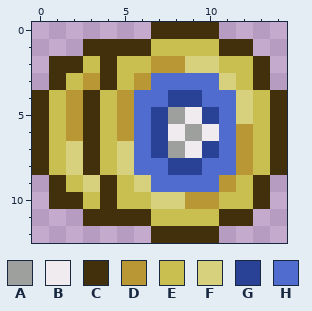
File history of a pixel-art sprite, Content/Items/Weapons/ThrowOfTheLunatic.png. That is the earlier state.
The file is 30x26 pixels, drawn in blocks of 2x2; one block is one cell here.
Palette (. is transparent): A #9ea09e  B #efebef  C #42300c  D #b89734  E #c9bf50  F #d7d07d  G #294295  H #506ccf
New version:
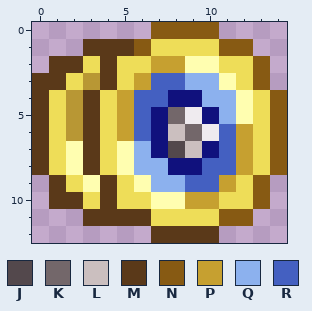
Colours new in this view: J #53484c  K #73676a  L #cbbfbf  M #5a3919  N #875a13  P #c6a030  Q #8cb1ee  R #4460c1
Diff:
@@ palette @@
-E #c9bf50
+E #eedd58
-F #d7d07d
+F #fffeb0
-G #294295
+G #10117d
@@ x 0..14 @@
- 0 .......CCCC....
- 1 ...CCCCEEEECC..
- 2 .CCECEEDDFFEEC.
- 3 .CEDCEDHHHHFEC.
- 4 CEDCEDHHGGHHFEC
- 5 CEDCEDHGABGHFEC
- 6 CEDCEDHGBABHDEC
- 7 CEFCEFHGABGHDEC
- 8 CEFCEFHHGGHHDEC
- 9 .CEFCEFHHHHDEC.
-10 .CCECEEFFDDEEC.
-11 ...CCCCEEEECC..
-12 .......CCCC....
+ 0 .......NNNN....
+ 1 ...MMMNEEEENN..
+ 2 .MMEMEEPPFFEEN.
+ 3 MMEDMEPRRQQFEN.
+ 4 MEDMEPRRGGQQFEN
+ 5 MEDMEPRGKBGQFEN
+ 6 MEDMEPRGLKBRPEN
+ 7 MEFMEFQGJLGRPEN
+ 8 MEFMEFQQGGRRPEN
+ 9 .MEFMEFQQRRPEN.
+10 .MMEMEEFFPPEEN.
+11 ...MMMMEEEENN..
+12 .......MMMM....
Where, in picture pixels (left, top, right, bottom), the same in both pictures:
changed: (32, 22, 287, 243)
